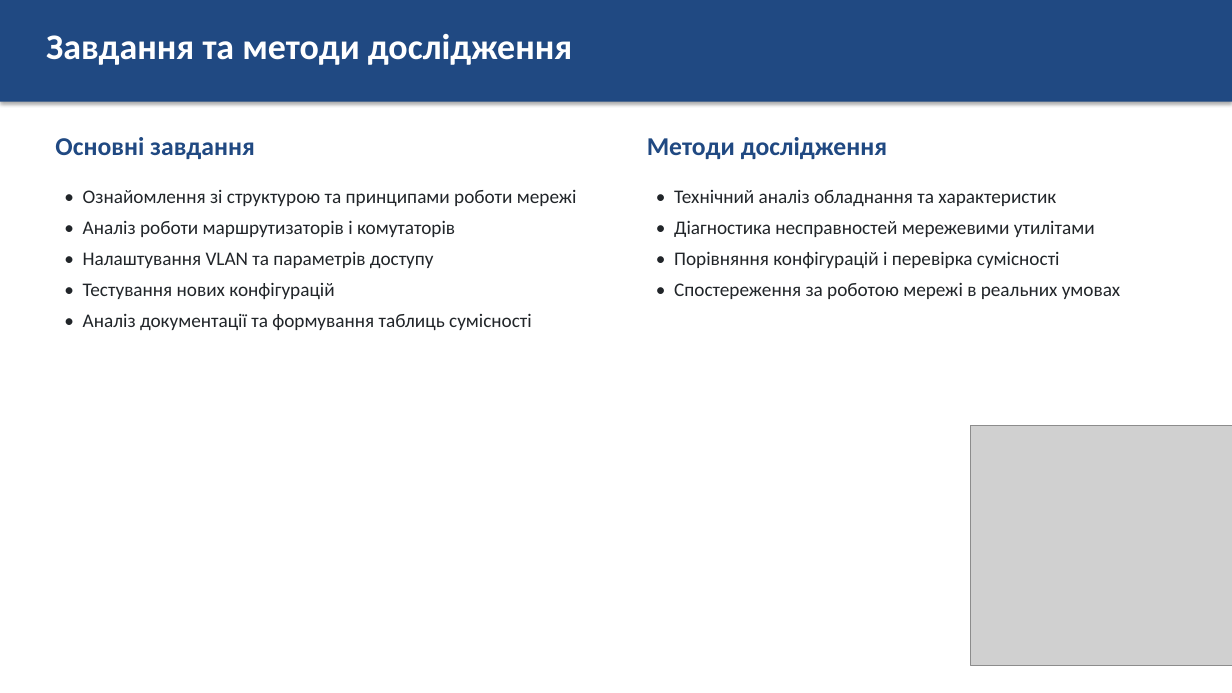
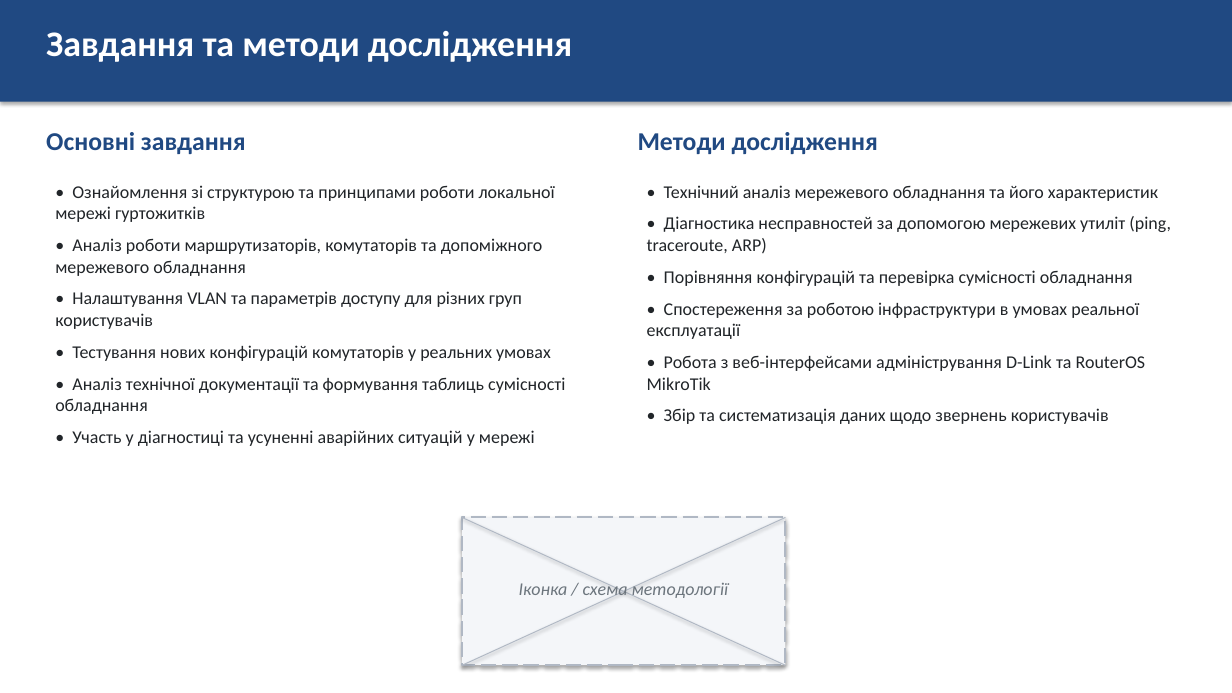
Before and after one commit to luasha67/luasha2532627627, a slide deck: slide 4 of Презентація_звіт_з_практики.pptx (slide 3 before the commit). Drawn at 1232x693 pixels with LibreOffice and Linux fonts; fonts in the diff are those of the drawing; grey boxes stand for pictures. Boxes give left, top, right and bottom in pixels: in the first picture for what was removed or moved away, otherwise in the second. Text is boxed around its words. In the diff, an @@ line names an element or a change of style, - is before the commit and + after.

```diff
--- a/Презентація_звіт_з_практики.pptx
+++ b/Презентація_звіт_з_практики.pptx
@@ text "Основні завдання": place and size @@
-text "Основні завдання" at (55,137,255,159)
+text "Основні завдання" at (46,132,246,154)
@@ text "Методи дослідження": place and size @@
-text "Методи дослідження" at (647,137,887,159)
+text "Методи дослідження" at (638,132,878,154)
@@ text at (55,185,565,446): text changed; size 15 to 14 pt @@
-• Ознайомлення зі структурою та принципами роботи мережі
-• Аналіз роботи маршрутизаторів і комутаторів
-• Налаштування VLAN та параметрів доступу
-• Тестування нових конфігурацій
-• Аналіз документації та формування таблиць сумісності
+• Ознайомлення зі структурою та принципами роботи локальної мережі гуртожитків
+• Аналіз роботи маршрутизаторів, комутаторів та допоміжного мережевого обладнання
+• Налаштування VLAN та параметрів доступу для різних груп користувачів
+• Тестування нових конфігурацій комутаторів у реальних умовах
+• Аналіз технічної документації та формування таблиць сумісності обладнання
+• Участь у діагностиці та усуненні аварійних ситуацій у мережі
@@ text at (647,185,1171,424): text changed; size 15 to 14 pt @@
-• Технічний аналіз обладнання та характеристик
-• Діагностика несправностей мережевими утилітами
-• Порівняння конфігурацій і перевірка сумісності
-• Спостереження за роботою мережі в реальних умовах
+• Технічний аналіз мережевого обладнання та його характеристик
+• Діагностика несправностей за допомогою мережевих утиліт (ping, traceroute, ARP)
+• Порівняння конфігурацій та перевірка сумісності обладнання
+• Спостереження за роботою інфраструктури в умовах реальної експлуатації
+• Робота з веб-інтерфейсами адміністрування D-Link та RouterOS MikroTik
+• Збір та систематизація даних щодо звернень користувачів
@@ picture removed at (970,425,1232,665) @@
@@ rectangle added at (462,518,786,665), fill #F4F6F9, outline #B0B8C4 1.5 pt dashed @@
@@ line added from (462, 518) to (786, 665), #B0B8C4 0.75 pt @@
@@ line added from (786, 518) to (462, 665), #B0B8C4 0.75 pt @@
@@ text added at (519,580,729,600), 14 pt, text #6C757D, italic @@
+Іконка / схема методології
```
Also in this commit, not shown: 7 other slides changed, 2 slides added, 2 slides removed.
